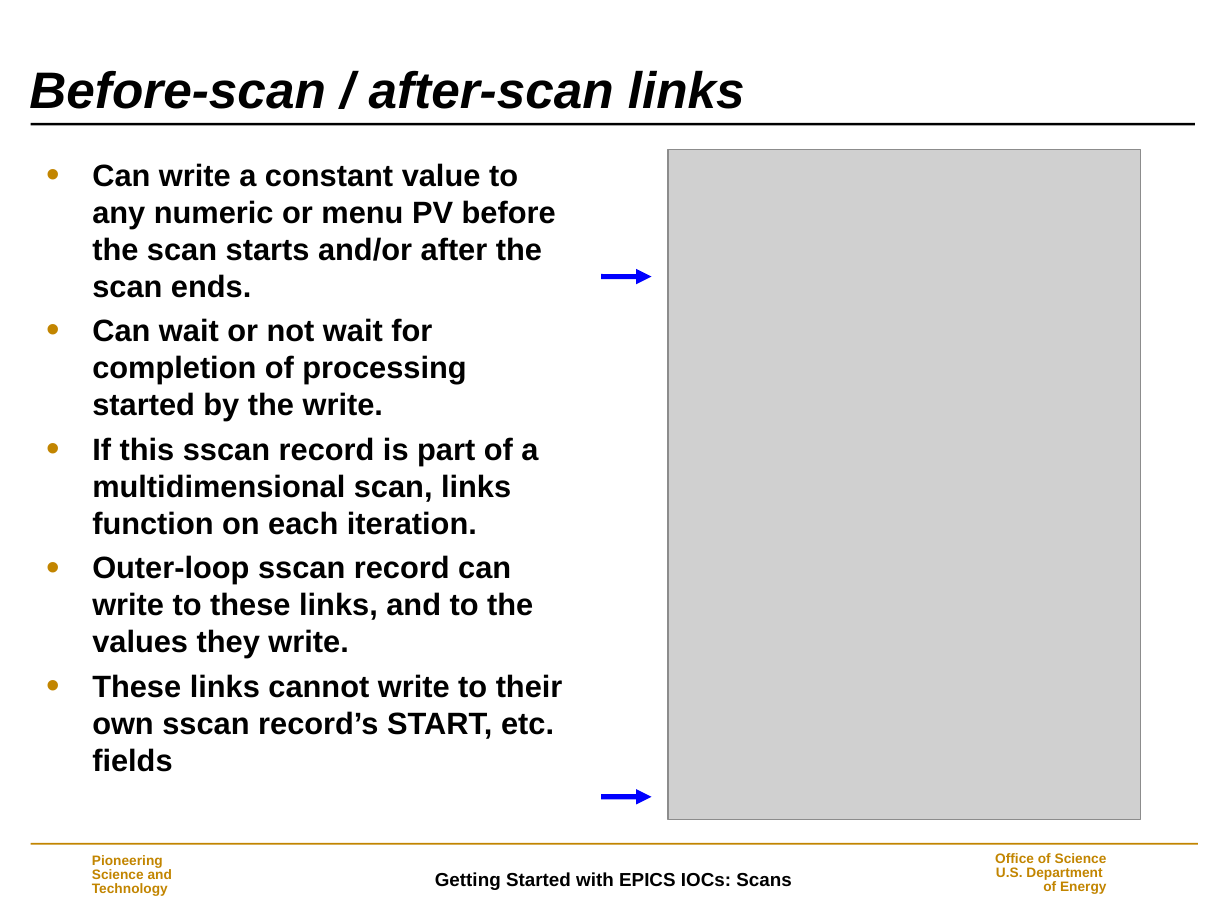
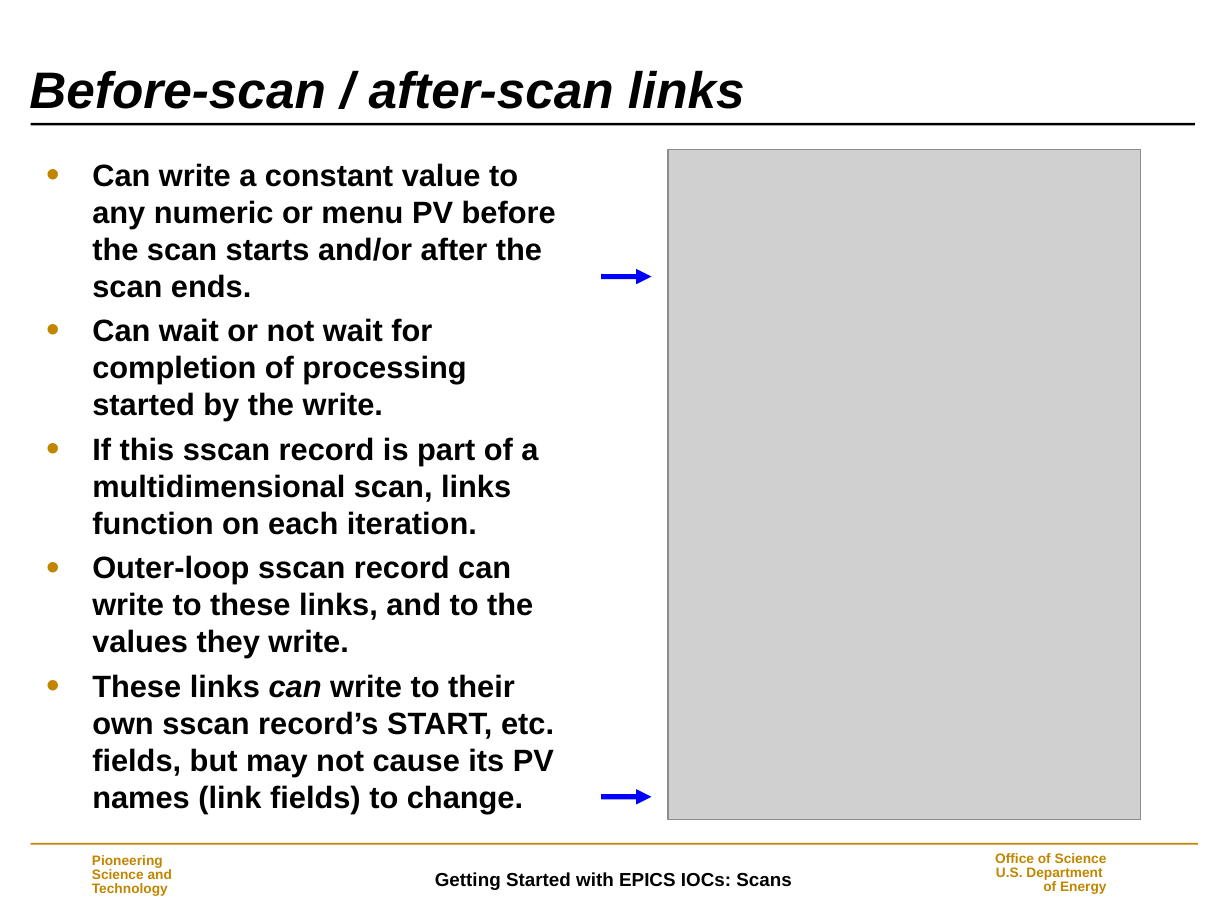
Before and after one commit to epics-modules/sscan, a slide deck: slide 8 of documentation/Scans.ppt. Drawn at 1232x924 pixels with LibreOffice and Linux fonts; fonts in the diff are those of the drawing; grey boxes stand for pictures; background and template pictures are left out. Boxes give left, top, right and bottom in pixels: in the first picture for what was removed or moved away, otherwise in the second. Text is boxed around its words. In the diff, an @@ line names an element or a change of style, - is before the commit and + after.

```diff
--- a/documentation/Scans.ppt
+++ b/documentation/Scans.ppt
@@ text at <box>92,674,554,814</box>: text changed @@
-• These links cannot write to their own sscan record’s START, etc. fields
+• These links can write to their own sscan record’s START, etc. fields, but may not cause its PV names (link fields) to change.
```
Also in this commit, not shown: 4 other slides changed.
